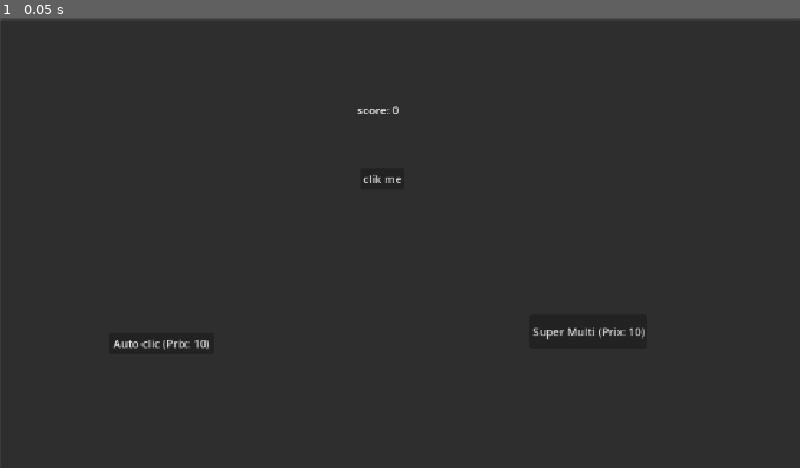
Above: before the commit, frame 1.
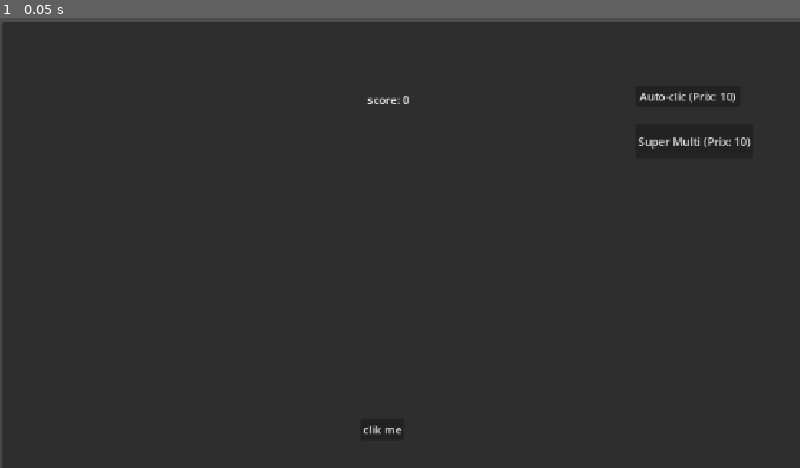
Above: after the commit, the same moment.

Repository: galco33/cliker
Game: Godot game, scene res://control.tscn
The game is run twice, just before and just after one commit, with the same random seed, the same clock (stepped at 60 frames per second) and the same inputs.
Inputs:
- Up to frame 1 (0.05 s): no input

The runs differ from the first frame. In frame 1, 0.9% of the frame differs, in the area x 0-100%, y 0-93%.

Commit message:
ajout marchant requilibrage

Diff:
--- a/control.gd
+++ b/control.gd
@@ -1,82 +1,169 @@
 extends Control
 
+# --- RESSOURCES ---
 var points : float = 0.0
+var tomates : float = 0.0
 
-# --- PRODUCTION AUTOMATIQUE FLUIDE ---
+# --- PRODUCTION AUTOMATIQUE DES POINTS ---
 var points_par_seconde_actif : bool = false
-var multiplicateur_auto : float = 0.0
+var multiplicateur_auto : int = 0
 var prix_amelioration : int = 10
 
-# --- AMÉLIORATION VITESSE (BUTTON 3) ---
-# Note : Avec ce système fluide, le Button3 (vitesse) n'a plus vraiment de sens
-# car on produit déjà en continu à chaque image. On va le laisser mais il servira de "Super Multiplicateur" !
 var prix_vitesse : int = 10
 var multiplicateur_vitesse : float = 1.0
 
-# --- COMPÉTENCE AMÉLIORABLE : BOOSTER (BUTTON 4) ---
+# --- LE BOOSTER ---
 var puissance_booster : float = 0.0
 var prix_booster : int = 100
+
+# --- SYSTÈME DE PERSONNAGES & TOMATES ---
+var a_perso_tomate : bool = false
+var prix_perso_tomate : int = 1500
+
+var a_perso_tomate_auto : bool = false
+var prix_points_perso_auto : int = 1000
+var prix_tomates_perso_auto : int = 10
 
 func _ready() -> void:
 	$Button2.text = "Auto-clic (Prix: " + str(prix_amelioration) + ")"
 	$Button3.text = "Super Multi (Prix: " + str(prix_vitesse) + ")"
 	$Button4.text = "Booster Multi (Prix: " + str(prix_booster) + ")"
+
+	$MarchantTomate.text = "Recruter Perso Tomate (Prix: " + str(prix_perso_tomate) + " pts)"
+	$ButtonTomate.text = "Acheter 1 Tomate (Prix: 5 pts)"
+	$TomateAuto.text = "Recruter Tomate Auto (Prix: " + str(prix_points_perso_auto) + " pts + " + str(prix_tomates_perso_auto) + " tomates)"
+
 	$Button4.visible = false
+	$MarchantTomate.visible = false
+	$ButtonTomate.visible = false
+	$TomateAuto.visible = false
+
+	%LabelTomate.visible = false
+	%LabelTomate.text = "Tomates: 0"
 
 func _process(delta: float) -> void:
-	# 1. GESTION DU BOOSTER PROGRESSIF
-	if puissance_booster > 0.0:
-		multiplicateur_auto += puissance_booster * delta
-		$Button2.text = "Auto-clic (+" + str(snapped(multiplicateur_auto, 0.1)) + ") - Prix: " + str(prix_amelioration)
+	# 1. PRODUCTION DE POINTS EN CONTINU
+	if points_par_seconde_actif:
+		var total_production = multiplicateur_auto + puissance_booster
+		points += (total_production * delta) * multiplicateur_vitesse
+		%Label2.text = "%.1f" % points
 
-	# 2. LE SECRET DU DÉFILEMENT CONTINU :
-	# Au lieu d'attendre 1 seconde complète, on ajoute une fraction de points à CHAQUE IMAGE !
-	if points_par_seconde_actif:
-		# Points gagnés à cette image = (vitesse de prod * le temps de l'image) * le modificateur de vitesse
-		var points_gagnes_ce_frame = (multiplicateur_auto * delta) * multiplicateur_vitesse
-		points += points_gagnes_ce_frame
+		# Règle 1 : Marchand invisible avant 1500 points
+		if points >= 1500.0 and not a_perso_tomate and not $MarchantTomate.visible:
+			$MarchantTomate.visible = true
+			%LabelTomate.visible = true
 
-	# On rafraîchit l'affichage en continu à chaque image dès que l'auto-clic tourne
-	if points_par_seconde_actif:
-		%Label2.text = "%.1f" % points
+	# Règle 3 : Tomate Auto invisible avant 10 tomates et 1000 points
+	if a_perso_tomate and not a_perso_tomate_auto and not $TomateAuto.visible:
+		if points >= 1000.0 and tomates >= 10.0:
+			$TomateAuto.visible = true
+
+	# 2. Production automatique de tomates
+	if a_perso_tomate_auto:
+		tomates += 1.0 * delta
+		%LabelTomate.text = "Tomates: " + str(floor(tomates))
 
 # BOUTON 1 : Clic manuel
 func _on_button_pressed() -> void:
 	points += 1.0
 	%Label2.text = "%.1f" % points
 
-# BOUTON 2 : Augmente le multiplicateur manuellement
+	if points >= 1500.0 and not a_perso_tomate and not $MarchantTomate.visible:
+		$MarchantTomate.visible = true
+		%LabelTomate.visible = true
+
+# BOUTON 2 : Auto-clic (MAX +20)
 func _on_button_2_pressed() -> void:
+	# Si on est déjà au max, on ne fait rien
+	if multiplicateur_auto >= 20:
+		return
+
 	if points >= prix_amelioration:
 		points -= prix_amelioration
 		points_par_seconde_actif = true
-		multiplicateur_auto += 1.0
 
+		multiplicateur_auto += 1
 		prix_amelioration = int(prix_amelioration * 1.5) + 5
 		%Label2.text = "%.1f" % points
-		$Button2.text = "Auto-clic (+" + str(snapped(multiplicateur_auto, 0.1)) + ") - Prix: " + str(prix_amelioration)
 
-		if multiplicateur_auto >= 10.0 and not $Button4.visible:
+		# Vérification du MAXIMUM
+		if multiplicateur_auto >= 20:
+			$Button2.text = "Auto-clic (+20) - MAX"
+			$Button2.disabled = true # Grise le bouton
+		else:
+			$Button2.text = "Auto-clic (+" + str(multiplicateur_auto) + ") - Prix: " + str(prix_amelioration)
+
+		if multiplicateur_auto >= 10 and not $Button4.visible:
 			$Button4.visible = true
 
-# BOUTON 3 : Devient un multiplicateur global de production
+# BOUTON 3 : Super Multi (MAX x5)
 func _on_button_3_pressed() -> void:
+	# Si on est déjà au max (x5.0 ou plus), on bloque
+	if multiplicateur_vitesse >= 5.0:
+		return
+
 	if points >= prix_vitesse:
 		points -= prix_vitesse
 
-		# Augmente la production globale de 20%
 		multiplicateur_vitesse += 0.2
 		prix_vitesse = int(prix_vitesse * 2.0)
-
-		$Button3.text = "Super Multi (x" + str(snapped(multiplicateur_vitesse, 0.1)) + ") - Prix: " + str(prix_vitesse)
 		%Label2.text = "%.1f" % points
 
-# BOUTON 4 : Le Booster améliorable
+		# Vérification du MAXIMUM
+		if multiplicateur_vitesse >= 5.0:
+			multiplicateur_vitesse = 5.0 # Sécurité pour ne pas dépasser à cause des arrondis decimals
+			$Button3.text = "Super Multi (x5.0) - MAX"
+			$Button3.disabled = true
+		else:
+			$Button3.text = "Super Multi (x" + str(snapped(multiplicateur_vitesse, 0.1)) + ") - Prix: " + str(prix_vitesse)
+
+# BOUTON 4 : Booster (MAX +1.0/s)
 func _on_button_4_pressed() -> void:
+	# Si on est déjà au max, on bloque
+	if puissance_booster >= 1.0:
+		return
+
 	if points >= prix_booster:
 		points -= prix_booster
+
 		puissance_booster += 0.10
 		prix_booster = prix_booster * 2
+		%Label2.text = "%.1f" % points
 
+		# Vérification du MAXIMUM
+		if puissance_booster >= 1.0:
+			puissance_booster = 1.0
+			$Button4.text = "Booster (+1.0/s) - MAX"
+			$Button4.disabled = true
+		else:
+			$Button4.text = "Booster (+" + str(snapped(puissance_booster + 0.10, 0.1)) + "/s) - Prix: " + str(prix_booster)
+
+# =========================================================
+# LES BOUTONS DE COMPÉTENCES/PERSONNAGES
+# =========================================================
+
+func _on_marchant_tomate_pressed() -> void:
+	if points >= prix_perso_tomate:
+		points -= prix_perso_tomate
+		a_perso_tomate = true
+		$ButtonTomate.visible = true
+		$MarchantTomate.text = "Perso Tomate RECRUTÉ !"
+		$MarchantTomate.disabled = true
 		%Label2.text = "%.1f" % points
-		$Button4.text = "Booster (+" + str(snapped(puissance_booster + 0.10, 0.1)) + "/s) - Prix: " + str(prix_booster)
+
+func _on_button_tomate_pressed() -> void:
+	if points >= 5:
+		points -= 5
+		tomates += 1
+		%Label2.text = "%.1f" % points
+		%LabelTomate.text = "Tomates: " + str(floor(tomates))
+
+func _on_tomate_auto_pressed() -> void:
+	if points >= prix_points_perso_auto and tomates >= prix_tomates_perso_auto:
+		points -= prix_points_perso_auto
+		tomates -= prix_tomates_perso_auto
+		a_perso_tomate_auto = true
+		%Label2.text = "%.1f" % points
+		%LabelTomate.text = "Tomates: " + str(floor(tomates))
+		$TomateAuto.text = "Tomate Auto RECRUTÉ !"
+		$TomateAuto.disabled = true
--- a/control.tscn
+++ b/control.tscn
@@ -18,52 +18,78 @@
 anchors_preset = 15
 anchor_right = 1.0
 anchor_bottom = 1.0
-offset_left = 3.0
-offset_top = 3.0
-offset_right = 3.0
-offset_bottom = 3.0
+offset_left = 5.0
+offset_top = 6.0
+offset_right = 5.0
+offset_bottom = 6.0
 grow_horizontal = 2
 grow_vertical = 2
 
 [node name="Button" type="Button" parent="." unique_id=1799423381]
 layout_mode = 0
 offset_left = 521.0
-offset_top = 216.0
-offset_right = 583.0
-offset_bottom = 224.0
+offset_top = 577.0
+offset_right = 584.0
+offset_bottom = 608.0
 text = "clik me"
 
 [node name="Button2" type="Button" parent="." unique_id=1398501354]
 layout_mode = 0
-offset_left = 159.0
-offset_top = 453.0
-offset_right = 310.0
-offset_bottom = 461.0
+offset_left = 917.0
+offset_top = 97.0
+offset_right = 1068.0
+offset_bottom = 128.0
 text = "ajout 1"
 
 [node name="Button3" type="Button" parent="." unique_id=1487325411]
 layout_mode = 0
-offset_left = 765.0
-offset_top = 427.0
-offset_right = 876.0
-offset_bottom = 476.0
+offset_left = 917.0
+offset_top = 153.0
+offset_right = 1028.0
+offset_bottom = 202.0
 text = "vitesse +"
 
 [node name="Button4" type="Button" parent="." unique_id=1337793257]
-visible = false
 layout_mode = 0
-offset_left = 411.0
-offset_top = 519.0
-offset_right = 670.0
-offset_bottom = 550.0
+offset_left = 868.0
+offset_top = 232.0
+offset_right = 1127.0
+offset_bottom = 263.0
 text = "(+0.10 multi / 50 points cumulés)"
+
+[node name="MarchantTomate" type="Button" parent="." unique_id=93985923]
+layout_mode = 0
+offset_left = 71.0
+offset_top = 158.0
+offset_right = 227.0
+offset_bottom = 190.0
+text = "vendeur de tomate"
+
+[node name="ButtonTomate" type="Button" parent="." unique_id=642328561]
+layout_mode = 1
+anchors_preset = -1
+anchor_right = 0.007
+anchor_bottom = 0.006
+offset_left = 289.0
+offset_top = 158.0
+offset_right = 367.936
+offset_bottom = 185.112
+text = "tomate +1"
+
+[node name="TomateAuto" type="Button" parent="." unique_id=1403518961]
+layout_mode = 0
+offset_left = 72.0
+offset_top = 205.0
+offset_right = 176.0
+offset_bottom = 236.0
+text = "tomate auto"
 
 [node name="HBoxContainer" type="HBoxContainer" parent="." unique_id=1033065004]
 layout_mode = 0
-offset_left = 516.0
-offset_top = 113.0
-offset_right = 581.0
-offset_bottom = 153.0
+offset_left = 531.0
+offset_top = 98.0
+offset_right = 597.0
+offset_bottom = 138.0
 
 [node name="Label" type="Label" parent="HBoxContainer" unique_id=1685377758]
 layout_mode = 2
@@ -74,7 +100,16 @@
 layout_mode = 2
 text = "0"
 
+[node name="LabelTomate" type="Label" parent="HBoxContainer" unique_id=30931701]
+unique_name_in_owner = true
+visible = false
+layout_mode = 2
+text = "tomate : 0"
+
 [connection signal="pressed" from="Button" to="." method="_on_button_pressed"]
 [connection signal="pressed" from="Button2" to="." method="_on_button_2_pressed"]
 [connection signal="pressed" from="Button3" to="." method="_on_button_3_pressed"]
 [connection signal="pressed" from="Button4" to="." method="_on_button_4_pressed"]
+[connection signal="pressed" from="MarchantTomate" to="." method="_on_marchant_tomate_pressed"]
+[connection signal="pressed" from="ButtonTomate" to="." method="_on_button_tomate_pressed"]
+[connection signal="pressed" from="TomateAuto" to="." method="_on_tomate_auto_pressed"]
